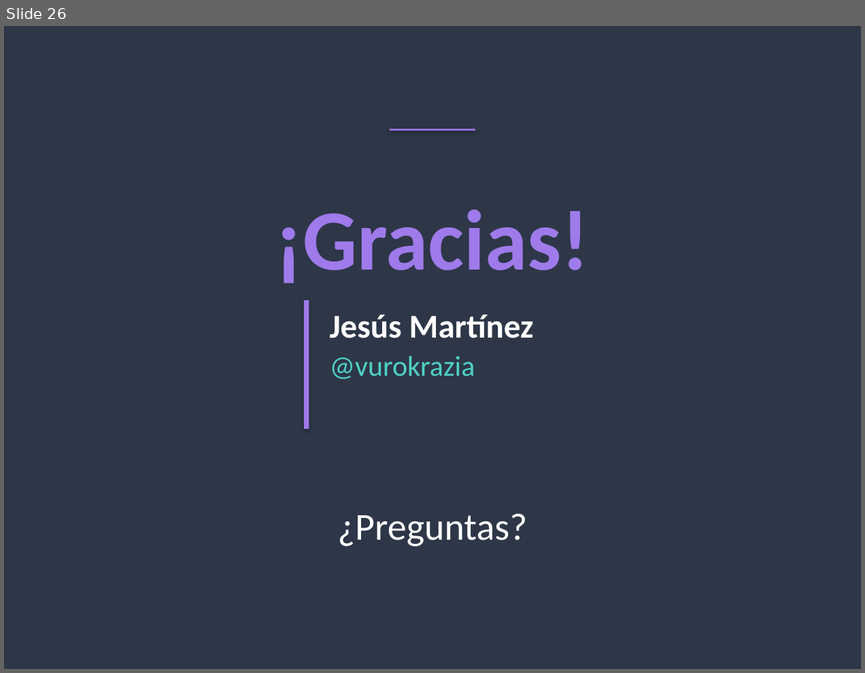
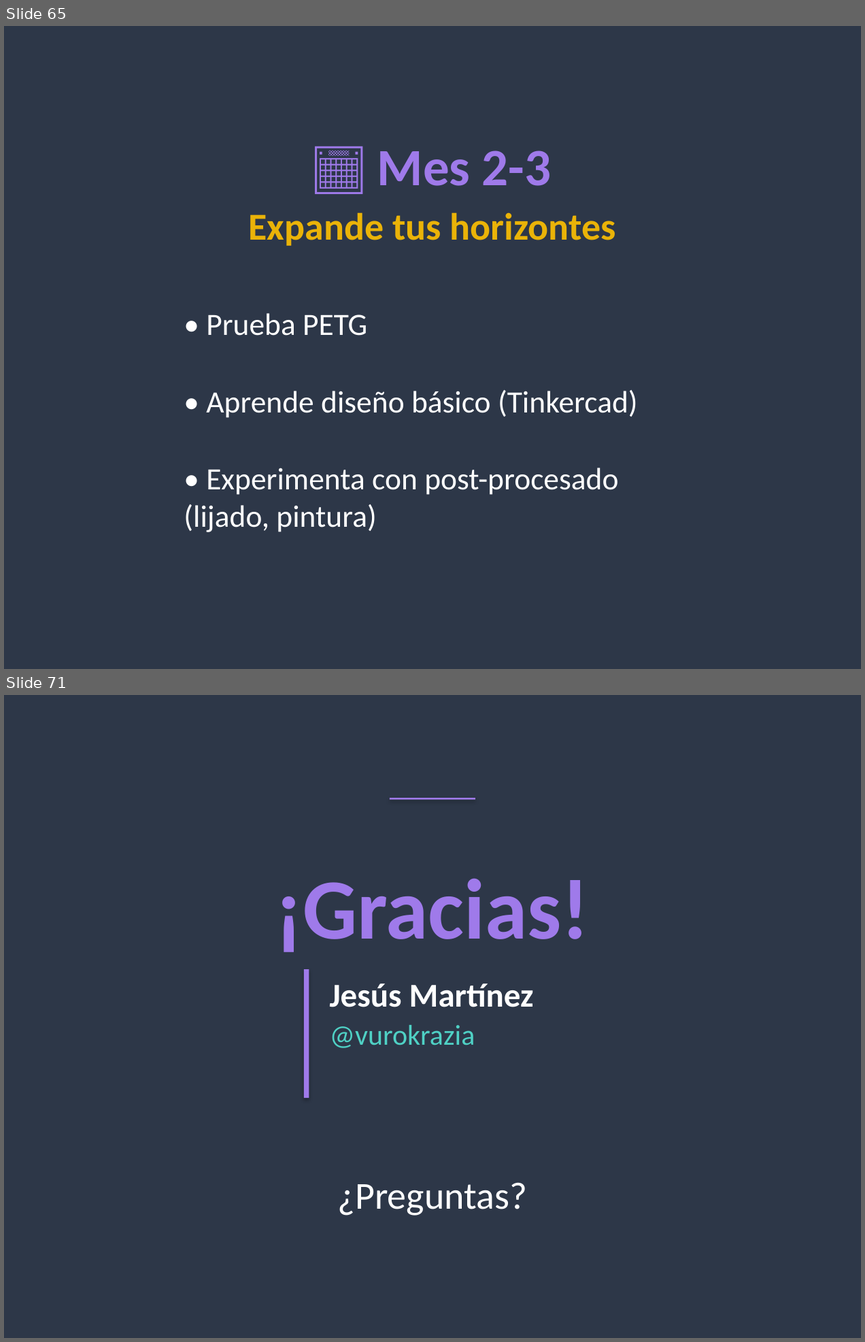
Before and after one commit to vurokrazia/vurokrazia, a slide deck: presentacion/Impresion3D_Vurokrazia_Completa.pptx. Shown one above the other, each under a label of ours: slide 26 before the commit, slides 65 and 71 after it; the slides between them are not shown. The pictures are 865x673 and 865x1342 pixels, drawn with LibreOffice and Linux fonts; fonts in the diff are those of the drawing. Boxes give left, top, right and bottom in pixels: in the first picture for what was removed or moved away, otherwise in the second. Text is boxed around its words. In the diff, an @@ line names an element or a change of style, - is before the commit and + after.

```diff
--- a/presentacion/Impresion3D_Vurokrazia_Completa.pptx
+++ b/presentacion/Impresion3D_Vurokrazia_Completa.pptx
@@ slide 65 added at bbox=[4, 26, 861, 669], background #2D3748 @@
@@ text added at bbox=[377, 150, 551, 186], 44 pt, text #9F7AEA, bold @@
+📅 Mes 2-3
@@ text added at bbox=[249, 212, 616, 246], 32 pt, text #EAB308, bold @@
+Expande tus horizontes
@@ text added at bbox=[206, 313, 367, 335], 26 pt, text #FFFFFF @@
+• Prueba PETG
@@ text added at bbox=[206, 390, 638, 418], 26 pt, text #FFFFFF @@
+• Aprende diseño básico (Tinkercad)
@@ text added at bbox=[184, 467, 618, 532], 26 pt, text #FFFFFF @@
+• Experimenta con post-procesado (lijado, pintura)
@@ what was slide 26 is now slide 71 @@
```
Also in this commit, not shown: 44 other slides added.
